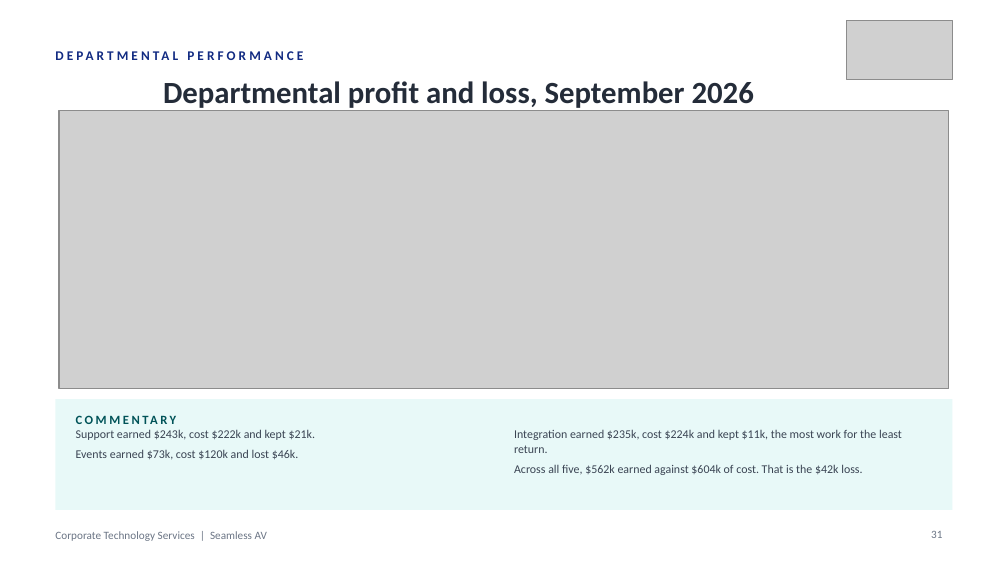
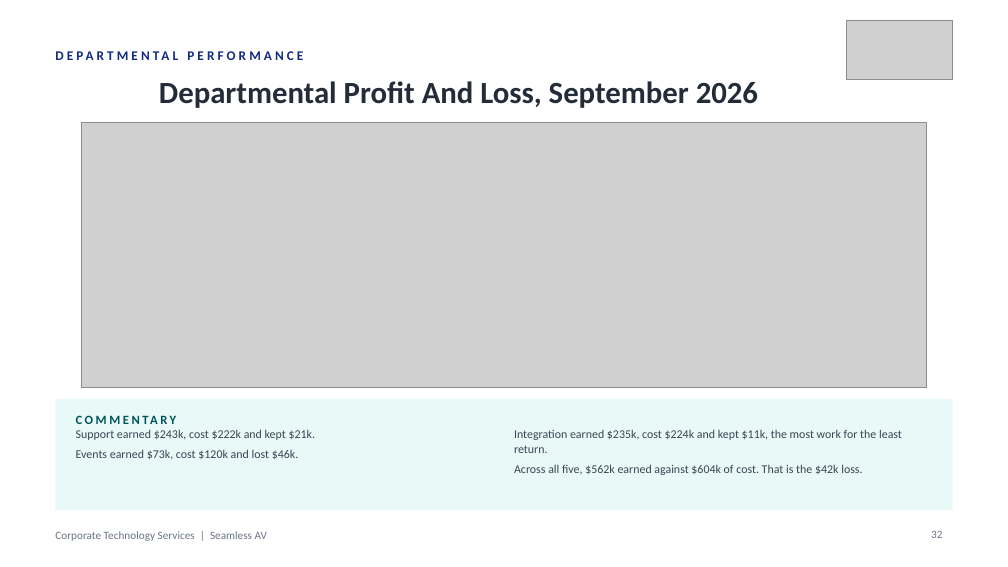
Before and after one commit to WesleyNelson-O33/Claude, a slide deck: slide 32 of deck/CTS Monthly Business Review - 30092026.pptx (slide 31 before the commit). Drawn at 1008x567 pixels with LibreOffice and Linux fonts; fonts in the diff are those of the drawing; grey boxes stand for pictures. Boxes give left, top, right and bottom in pixels: in the first picture for what was removed or moved away, otherwise in the second. Text is boxed around its words. In the diff, an @@ line names an element or a change of style, - is before the commit and + after.

```diff
--- a/deck/CTS Monthly Business Review - 30092026.pptx
+++ b/deck/CTS Monthly Business Review - 30092026.pptx
@@ text at [159, 81, 758, 108]: text changed @@
-Departmental profit and loss, September 2026
+Departmental Profit And Loss, September 2026
@@ picture: place and size @@
-picture at [59, 111, 950, 389]
+picture at [82, 123, 926, 387]
@@ page number at [931, 531, 942, 538]: text changed @@
-31
+32
```
Also in this commit, not shown: 43 other slides changed, 1 slide added, 17 other files.
